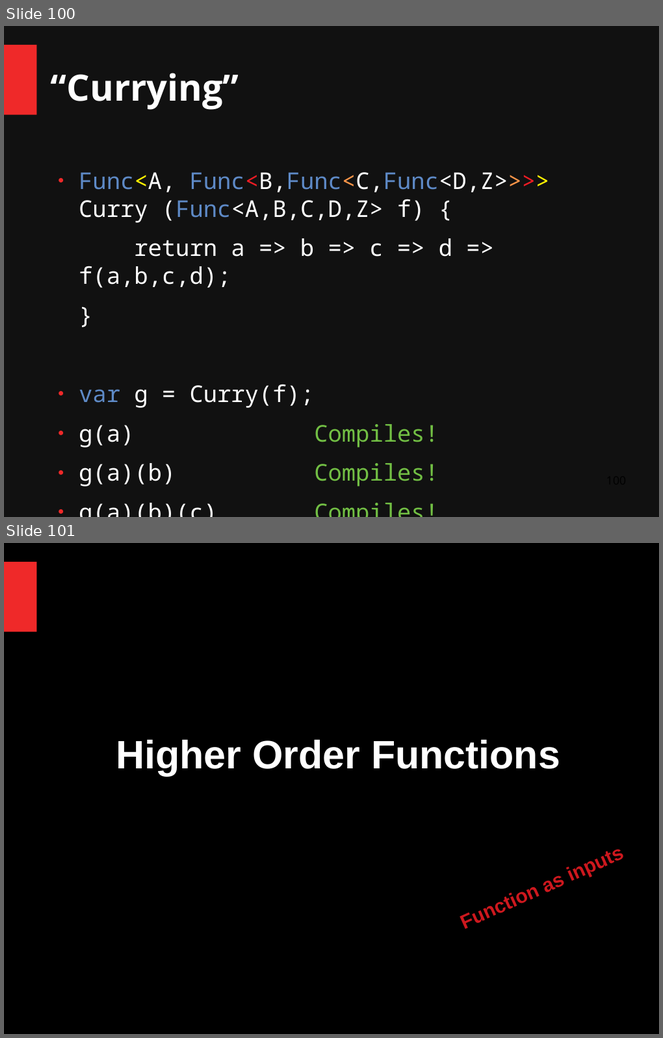
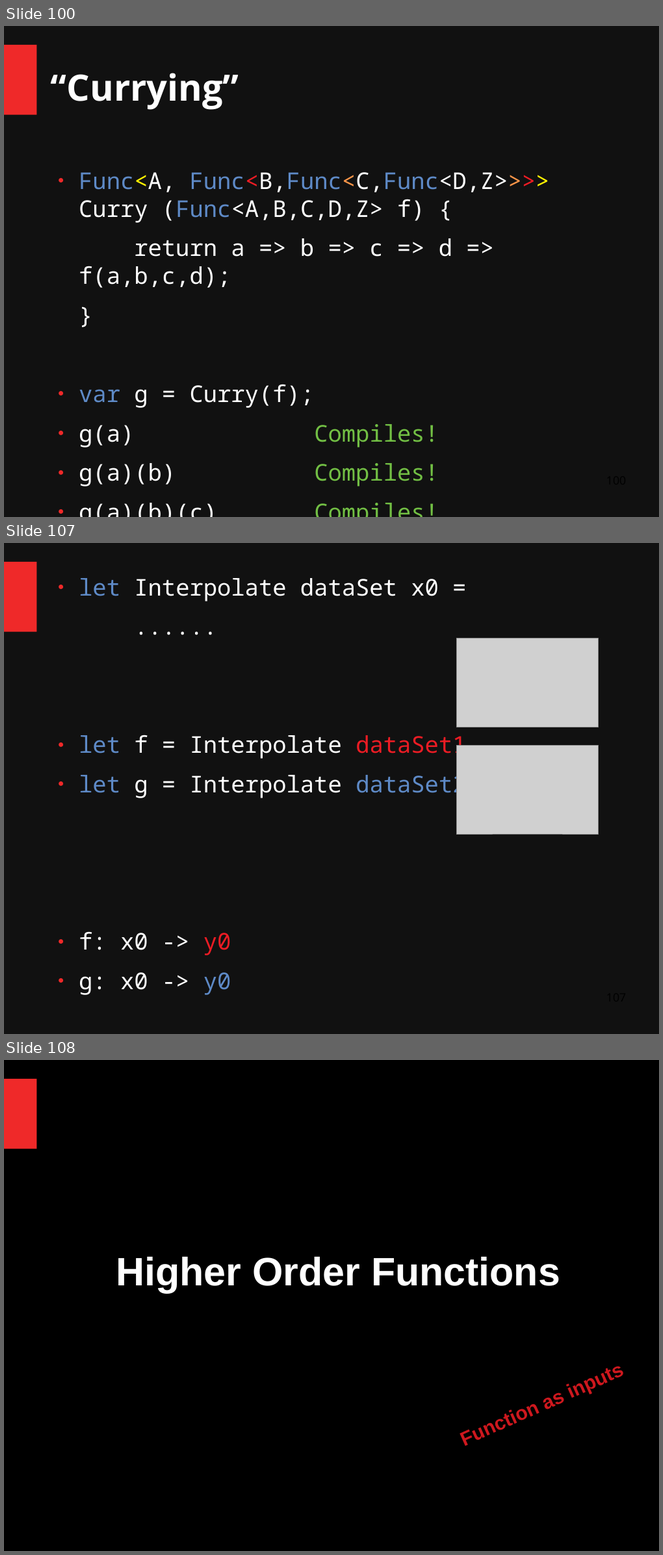
Before and after one commit to ChangHaiBin/FSharpPowerPoint, a slide deck: FSharp Talk Dark3.odp. Shown one above the other, each under a label of ours: slides 100 and 101 before the commit, slides 100, 107 and 108 after it; the slides between them are not shown. The pictures are 663x1038 and 663x1555 pixels, drawn with LibreOffice and Linux fonts; fonts in the diff are those of the drawing; grey boxes stand for pictures. Boxes give left, top, right and bottom in pixels: in the first picture for what was removed or moved away, otherwise in the second. Text is boxed around its words. In the diff, an @@ line names an element or a change of style, - is before the commit and + after.

```diff
--- a/FSharp Talk Dark3.odp
+++ b/FSharp Talk Dark3.odp
@@ slide 107 added at (x1=4, y1=543, x2=659, y2=1034), background #111111; not listed: 1 template element that a slide beside it also shows @@
@@ text added at (x1=79, y1=578, x2=466, y2=995), 28 pt, text #FFFFFF @@
+● let Interpolate dataSet x0 =
+......
+● let f = Interpolate dataSet1
+● let g = Interpolate dataSet2
+● f: x0 -> y0
+● g: x0 -> y0
@@ picture added at (x1=457, y1=638, x2=599, y2=728) @@
@@ picture added at (x1=457, y1=745, x2=599, y2=834) @@
@@ what was slide 101 is now slide 108 @@
```
Also in this commit, not shown: 6 other slides added, 5 other files.
